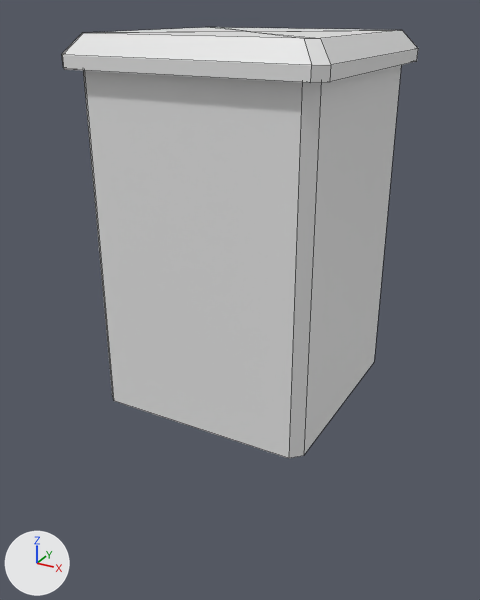
The FBX model Assets/Artists/Models/Piston.fbx: old version first, new version second.
Before and after are seen from a camera (50 mm lens) standing at (10.54, -19.86, 13.13) and looking at (-0.15, -0.42, 3.41). Lighting does not change. The marker at lower left points along +X, +Y and +Z. Mesh edges are drawn as thin lines. Where no turn or scale is listed for an object, it has been applied to the vertices.

Names of what the first picture shows: 'Piston_msh'.
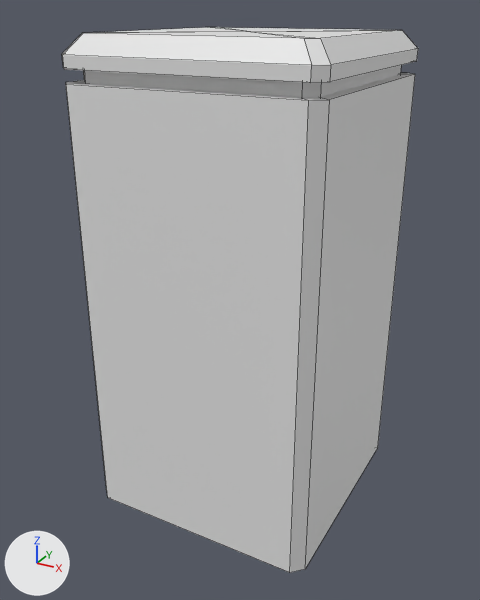
Where the newer file only moved an object's origin or applied its transform, the numbers keep the older frame.

Edits to the bpy script that builds the scene:
```text
Add me_cube:
    me_cube.from_pydata([(0.0, 0.0, 11.1), (3.9, 4.3, -4.3), (4.3, 3.9, -4.3), (4.3, -3.9, -4.3), (3.9, -4.3, -4.3), (-4.3, 3.9, -4.3), (-3.9, 4.3, -4.3), (-3.9, -4.3, -4.3), (-4.3, -3.9, -4.3), (4.3, 3.9, 11.1), (3.9, 4.3, 11.1), (-4.3, -3.9, 11.1), (-3.9, -4.3, 11.1), (3.9, -4.3, 11.1), (4.3, -3.9, 11.1), (-3.9, 4.3, 11.1), (-4.3, 3.9, 11.1), (0.0, 0.0, -4.3)], [], [(2, 9, 14, 3), (4, 13, 12, 7), (8, 11, 16, 5), (9, 2, 1, 10), (7, 12, 11, 8), (13, 4, 3, 14), (15, 6, 5, 16), (6, 15, 10, 1), (10, 15, 0), (15, 16, 0), (16, 11, 0), (11, 12, 0), (12, 13, 0), (13, 14, 0), (14, 9, 0), (9, 10, 0), (5, 6, 17), (6, 1, 17), (1, 2, 17), (2, 3, 17), (3, 4, 17), (4, 7, 17), (7, 8, 17), (8, 5, 17)])
    me_cube.materials.append(mat_material)  # white #e7e7e7
Add ob_base_msh:
    ob_base_msh = bpy.data.objects.new('Base_msh', me_cube)
    ob_base_msh.location = (0.0, 0.0, 0.0)
```

Changed parts and their boxes [x1, y1, x2, y2] in the pictures (480 x 600 px):
'Base_msh', added
    after: [66, 73, 415, 573]
'Piston_msh', unchanged, covered by the edit
    before: [62, 27, 418, 458]
    after: [62, 27, 418, 98]
